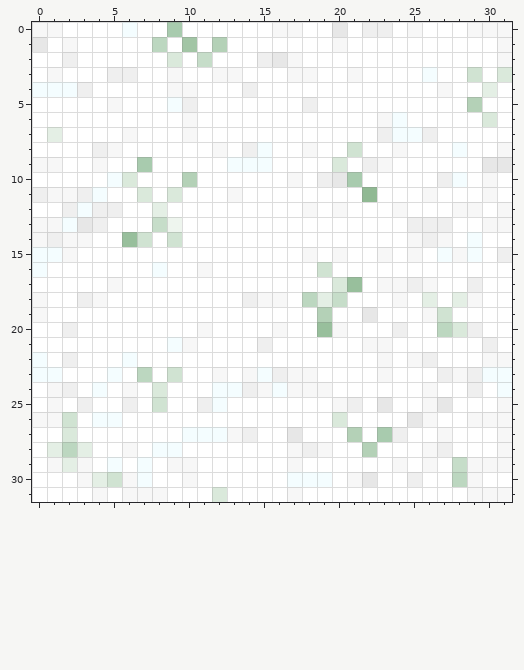
Two states of a pixel-art sprite, new-game-project/Visual Assets/Backgrounds/Snow Background With Lichen.png. The first picture shows the starting point.
The file is 32x32 pixels. Colours within 5 levels of each other are drawn and written as one.
Now the later version:
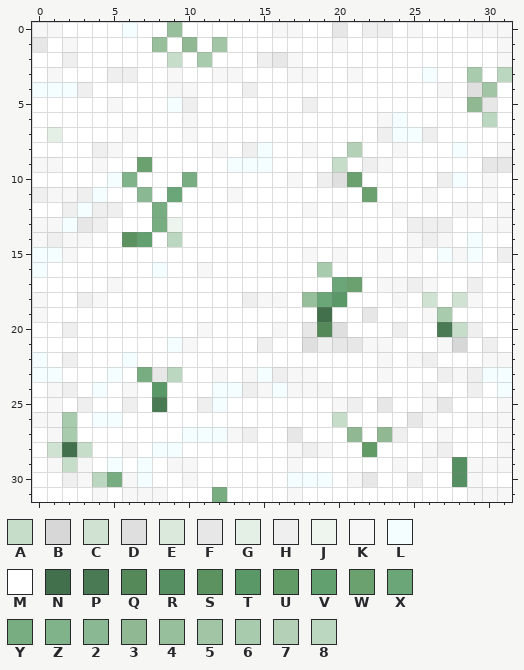
Palette (. is transparent): A #c6ddc9  B #d7d7d7  C #d0e3d2  D #dfdfdf  E #dae9db  F #e7e7e7  G #e4efe5  H #efefef  J #eef5ee  K #f7f7f7  L #f4fdff  M #ffffff  N #43704c  P #497a53  Q #56895a  R #568f61  S #5c9260  T #5b9868  U #639b66  V #62a16f  W #6ba16f  X #6ba678  Y #77ad81  Z #80b38a  2 #89b893  3 #90b993  4 #98bf9c  5 #a2c5a5  6 #a8cbae  7 #b4d1b7  8 #bcd7c0
The edit:
@@ x 0..31 @@
- 0 KKMMMMLMM6MMMMMMKKMMFMHHMKMMMKKK
- 1 FMKMMMMM8M5M7MMMMMMMKMMMMMMMMMMK
- 2 MMHMMMMMMEMAMMMHFKMMMMMMMMMMMMMK
- 3 MKMMMHHMMKMMKKMMMKKMMKMMMMLMMCME
- 4 LLLHMMMMMKKMMMHMMMMMMMMMMMMKMMGM
- 5 MMMMMKMMMLHMMMMMMMHMMMMMMMMMM7MM
- 6 MMMMMMMMMMKMMMMMMMMMMMMKLMMMMMEM
+ 0 KKMMMMLMM4MMMMMMKKMMFMHHMKMMMKKK
+ 1 FMKMMMMM4M3M5MMMMMMMKMMMMMMMMMMK
+ 2 MMHMMMMMMAM6MMMHFKMMMMMMMMMMMMMK
+ 3 MKMMMHHMMKMMKKMMMKKMMKMMMMLMM6M8
+ 4 LLLHMMMMMKKMMMHMMMMMMMMMMMMKMD5M
+ 5 MMMMMKMMMLHMMMMMMMHMMMMMMMMMM3FM
+ 6 MMMMMMMMMMKMMMMMMMMMMMMKLMMMMM8M
  7 MGMMMMKMMMKMMMMMMMMMMMMHLLHMMMMM
- 8 MMMMHKMMMMMMKMHLMMKMMCMMKMMMLMMK
- 9 KKMMKMM6MMMMMLLLMMMMEMHKMMMMMMFF
-10 MMMMMLEMMM7MMMMMMKMHF6MMMMMHLMKM
-11 HKKHLMMEMEMMMKMMMMMMMM3MMMKMMMKM
-12 MMHLHHMMGMMMMMMMMMKMKMMMKMMMKKMK
-13 KKLFHMMMAJMMMMMMMMMMMMMMMHHHMMKK
-14 KHKKMM4CMCMMMMMMMMMMMMMMMKHKMLMM
+ 8 MMMMHKMMMMMMKMHLMMKMM7MMKMMMLMMK
+ 9 KKMMKMMWMMMMMLLLMMMMAMHKMMMMMMFF
+10 MMMMMLZMMMYMMMMMMKMHDWMMMMMHLMKM
+11 HKKHLMM2MXMMMKMMMMMMMMWMMMKMMMKM
+12 MMHLHHMMYMMMMMMMMMKMKMMMKMMMKKMK
+13 KKLFHMMMYJMMMMMMMMMMMMMMMHHHMMKK
+14 KHKKMMSVM8MMMMMMMMMMMMMMMKHKMLMM
 15 LLKMMMMMMMMMMMMMMMKMKMMKMKMLKLMH
-16 LMMMMMMMLMMKMMMMMMMCMMMMMMMMMMMM
-17 MMMMMKMMMMMMMMMMMMMME4MKKHKMMHMM
-18 KMMHKMMMMMMMMMHKKM8GAMMMKMGMGKMM
-19 KMMMMMMMMMMMMMMMMMM7MMFMMMKCMMMM
-20 MMHMMMMMMMMKMMMMKMM4KMMMHMM8EHMM
-21 MMMMMMMMMLKMMMMHMMMMMMKKMMMMMMHM
+16 LMMMMMMMLMMKMMMMMMM6MMMMMMMMMMMM
+17 MMMMMKMMMMMMMMMMMMMMXWMKKHKMMHMM
+18 KMMHKMMMMMMMMMHKKM4XTMMMKMCMCKMM
+19 KMMMMMMMMMMMMMMMMMMNMMFMMMK6MMMM
+20 MMHMMMMMMMMKMMMMKMFQDMMMHMMPAHMM
+21 MMMMMMMMMLKMMMMHMMDHFFKKMMMKBMHM
 22 LMHMMMLMMMMMMMMMMMMMMMMKMKHMMMKK
-23 LLMMMLM8MCMMKMKLHKKMMMMKMMMHKHLL
-24 MKHMLMKMEMMMLLHKLKKKMMMMMMKMMHML
-25 MKMHMMHMCMMHLMMMMMMMKHMFMMKFMMMK
-26 KKCMLLMMMMMMMMMMMMMMEMMMMFKMMKKK
-27 MMEMMMMMMMLLLKHMMFMMM7M6HMMKMMMK
-28 MG8GMMKMLLMMMMMMMKHKMM7MMMKHMMMK
-29 MKGKMLMLMKKMMMMMMKMMMMMMKMKMAKKK
-30 MMMKGCKLMMKMMMMMMLLLMKFMMHMM8KMM
-31 MMMMKMKKKMMMEMMMMKMMMMMMMMMMMKKK
+23 LLMMMLMYF8MMKMKLHKKMMMMKMMMHKHLL
+24 MKHMLMKMTMMMLLHKLKKKMMMMMMKMMHML
+25 MKMHMMHMPMMHLMMMMMMMKHMFMMKFMMMK
+26 KK6MLLMMMMMMMMMMMMMMAMMMMFKMMKKK
+27 MK6MMMMMMMLLLKHMMFMMM3M3HMMKMMMK
+28 MCNAMMKMLLMMMMMMMKHKMMUMMMKHMMMK
+29 MKAKMLMLMKKMMMMMMKMMMMMMKMKMRKKK
+30 MMHK8YKLMMKMMMMMMLLLMKFMMHMMRKMM
+31 MMMMKMKKKMMMYMMMMKMMMMMMMMMMMKKK
Where, in picture pixels (left, top, right, bottom), the same in both pictures:
changed: (152, 22, 227, 67)
changed: (467, 67, 512, 127)
changed: (332, 142, 377, 202)
changed: (122, 157, 197, 247)
changed: (302, 262, 467, 457)
changed: (47, 367, 182, 487)
changed: (452, 457, 467, 487)
changed: (212, 487, 227, 502)
